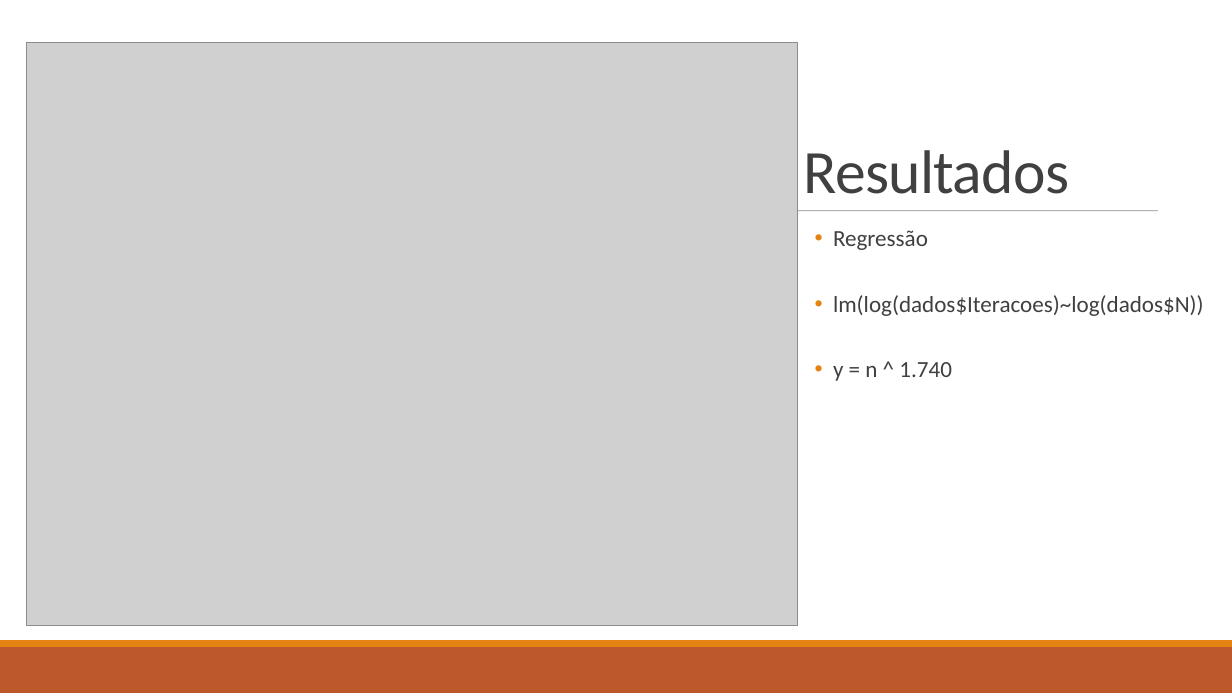
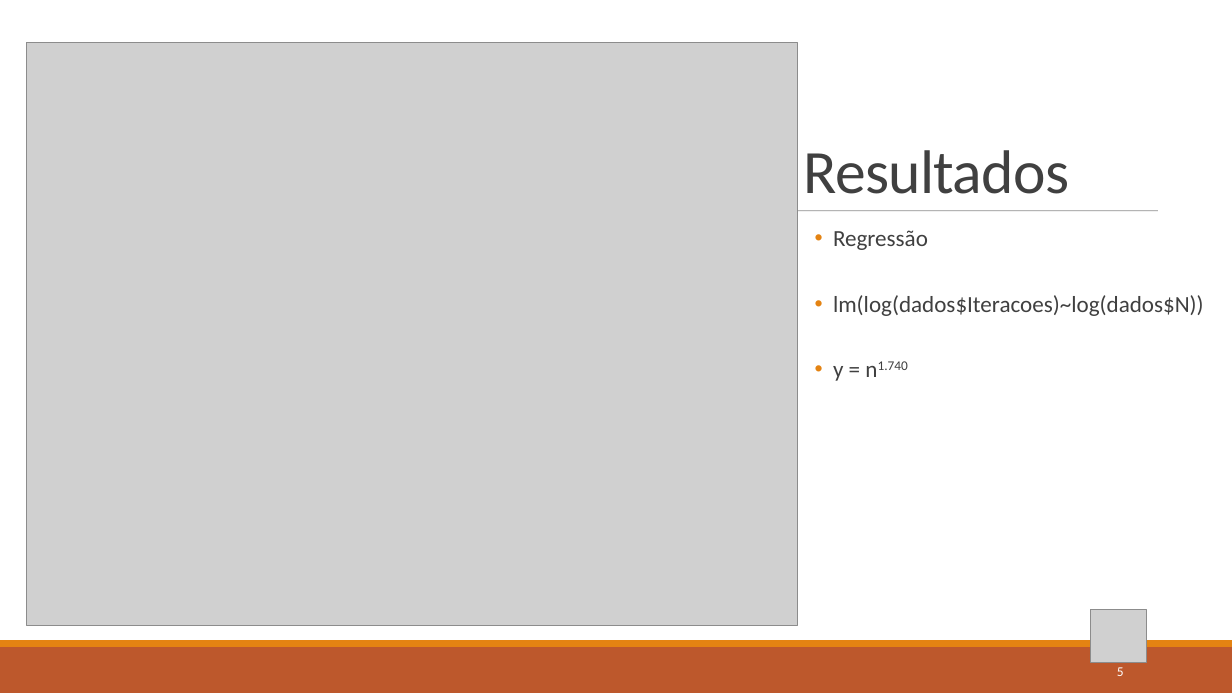
Before and after one commit to BeholderDEV/discretequeensproblem, a slide deck: slide 5 of N-Queens Problem Complexidade.pptx (slide 6 before the commit). Drawn at 1232x693 pixels with LibreOffice and Linux fonts; fonts in the diff are those of the drawing; grey boxes stand for pictures. Boxes give left, top, right and bottom in pixels: in the first picture for what was removed or moved away, otherwise in the second. Text is boxed around its words. In the diff, an @@ line names an element or a change of style, - is before the commit and + after.

```diff
--- a/N-Queens Problem Complexidade.pptx
+++ b/N-Queens Problem Complexidade.pptx
@@ text at bbox=[833, 361, 908, 381]: text changed @@
-  • y = n ^ 1.740
+  • y = n1.740
@@ picture added at bbox=[1092, 610, 1148, 663] @@
@@ page number added at bbox=[1117, 667, 1124, 676], 10.5 pt, text #FFFFFF @@
+5
```
Also in this commit, not shown: 5 other slides changed, 2 slides added, 1 slide removed, 9 other files.
